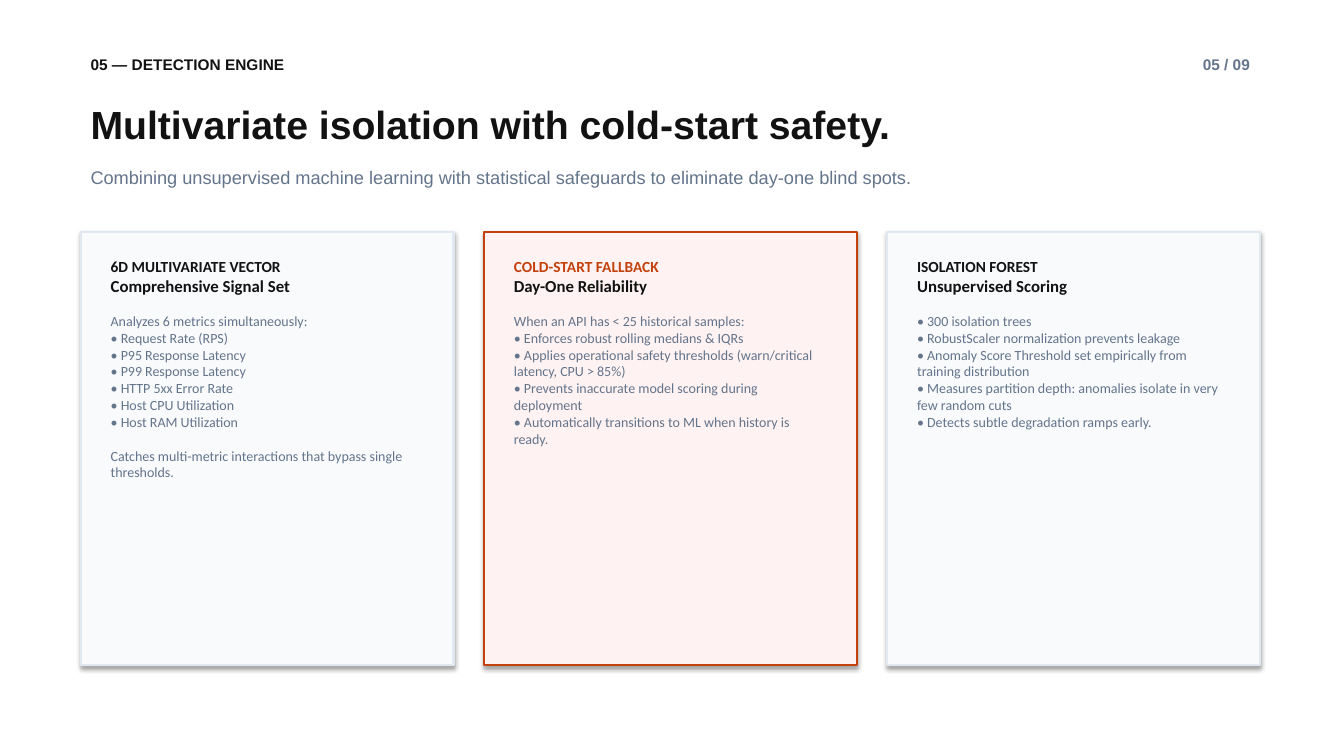
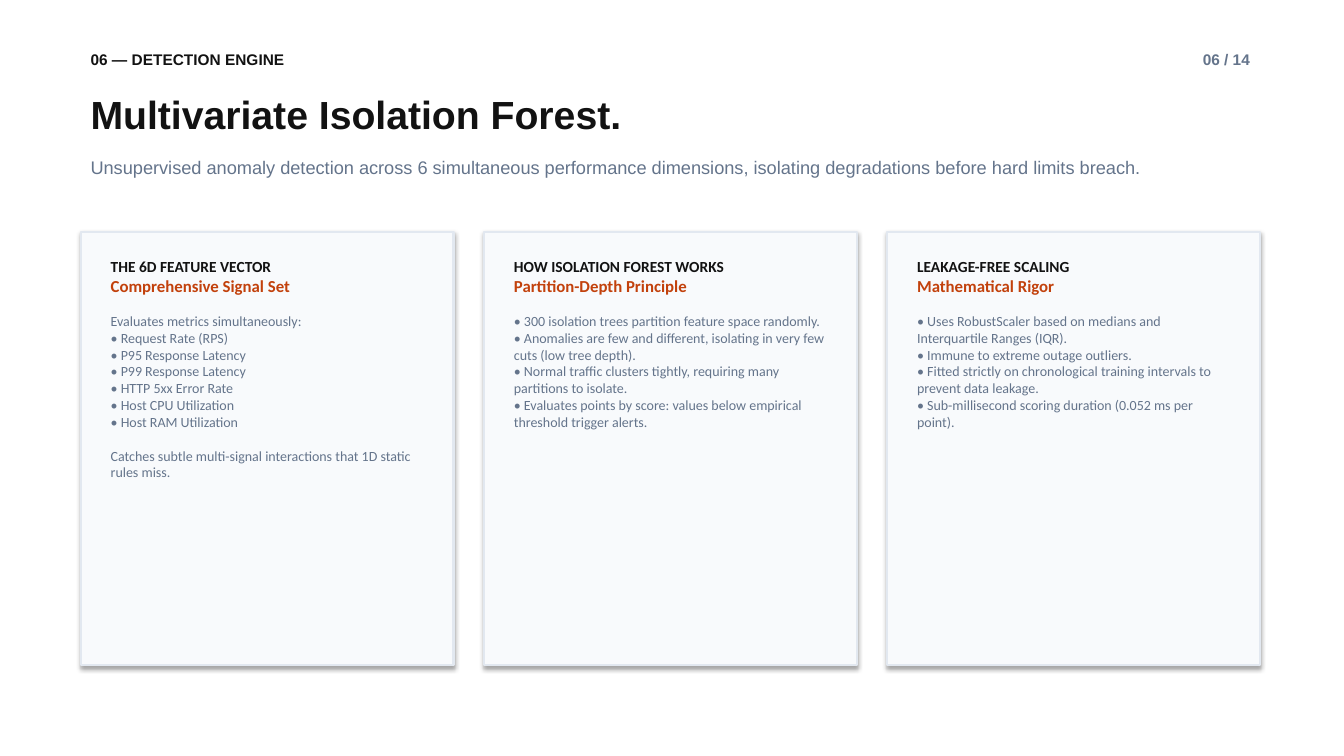
Before and after one commit to Bit06/Enterprise-APM-Dashboard, a slide deck: slide 7 of APM_Project_Presentation.pptx (slide 6 before the commit). Drawn at 1344x756 pixels with LibreOffice and Linux fonts; fonts in the diff are those of the drawing. Boxes give left, top, right and bottom in pixels: in the first picture for what was removed or moved away, otherwise in the second. Text is boxed around its words. In the diff, an @@ line names an element or a change of style, - is before the commit and + after.

```diff
--- a/APM_Project_Presentation.pptx
+++ b/APM_Project_Presentation.pptx
@@ text at (91, 54, 284, 65): text changed @@
-05 — DETECTION ENGINE
+06 — DETECTION ENGINE
@@ text at (1203, 54, 1250, 65): text changed @@
-05 / 09
+06 / 14
@@ text at (91, 100, 622, 130): text changed @@
-Multivariate isolation with cold-start safety.
+Multivariate Isolation Forest.
@@ text at (91, 161, 1141, 178): text changed @@
-Combining unsupervised machine learning with statistical safeguards to eliminate day-one blind spots.
+Unsupervised anomaly detection across 6 simultaneous performance dimensions, isolating degradations before hard limits breach.
@@ rectangle at (484, 232, 857, 665): fill #FEF2F2 to #F8FAFC; outline #C2410C 1.5 pt to #E2E8F0 1.5 pt @@
@@ text "THE 6D FEATURE VECTOR" at (111, 261, 411, 477): text colour #121212 to #C2410C in "Comprehensive Signal Set" @@
@@ text at (111, 261, 271, 272): text changed @@
-6D MULTIVARIATE VECTOR
+THE 6D FEATURE VECTOR
@@ text at (514, 262, 824, 430): text changed @@
-COLD-START FALLBACK
-Day-One Reliability
-When an API has < 25 historical samples:
-• Enforces robust rolling medians & IQRs
-• Applies operational safety thresholds (warn/critical latency, CPU > 85%)
-• Prevents inaccurate model scoring during deployment
-• Automatically transitions to ML when history is ready.
+HOW ISOLATION FOREST WORKS
+Partition-Depth Principle
+• 300 isolation trees partition feature space randomly.
+• Anomalies are few and different, isolating in very few cuts (low tree depth).
+• Normal traffic clusters tightly, requiring many partitions to isolate.
+• Evaluates points by score: values below empirical threshold trigger alerts.
@@ text at (917, 262, 1211, 429): text changed @@
-ISOLATION FOREST
-Unsupervised Scoring
-• 300 isolation trees
-• RobustScaler normalization prevents leakage
-• Anomaly Score Threshold set empirically from training distribution
-• Measures partition depth: anomalies isolate in very few random cuts
-• Detects subtle degradation ramps early.
+LEAKAGE-FREE SCALING
+Mathematical Rigor
+• Uses RobustScaler based on medians and Interquartile Ranges (IQR).
+• Immune to extreme outage outliers.
+• Fitted strictly on chronological training intervals to prevent data leakage.
+• Sub-millisecond scoring duration (0.052 ms per point).
@@ text at (111, 316, 411, 477): text changed @@
-Analyzes 6 metrics simultaneously:
-• Request Rate (RPS)
-• P95 Response Latency
-• P99 Response Latency
-• HTTP 5xx Error Rate
-• Host CPU Utilization
-• Host RAM Utilization
-Catches multi-metric interactions that bypass single thresholds.
+Evaluates metrics simultaneously:
+• Request Rate (RPS)
+• P95 Response Latency
+• P99 Response Latency
+• HTTP 5xx Error Rate
+• Host CPU Utilization
+• Host RAM Utilization
+Catches subtle multi-signal interactions that 1D static rules miss.
```
Also in this commit, not shown: 9 other slides changed, 5 slides added, 2 other files.
